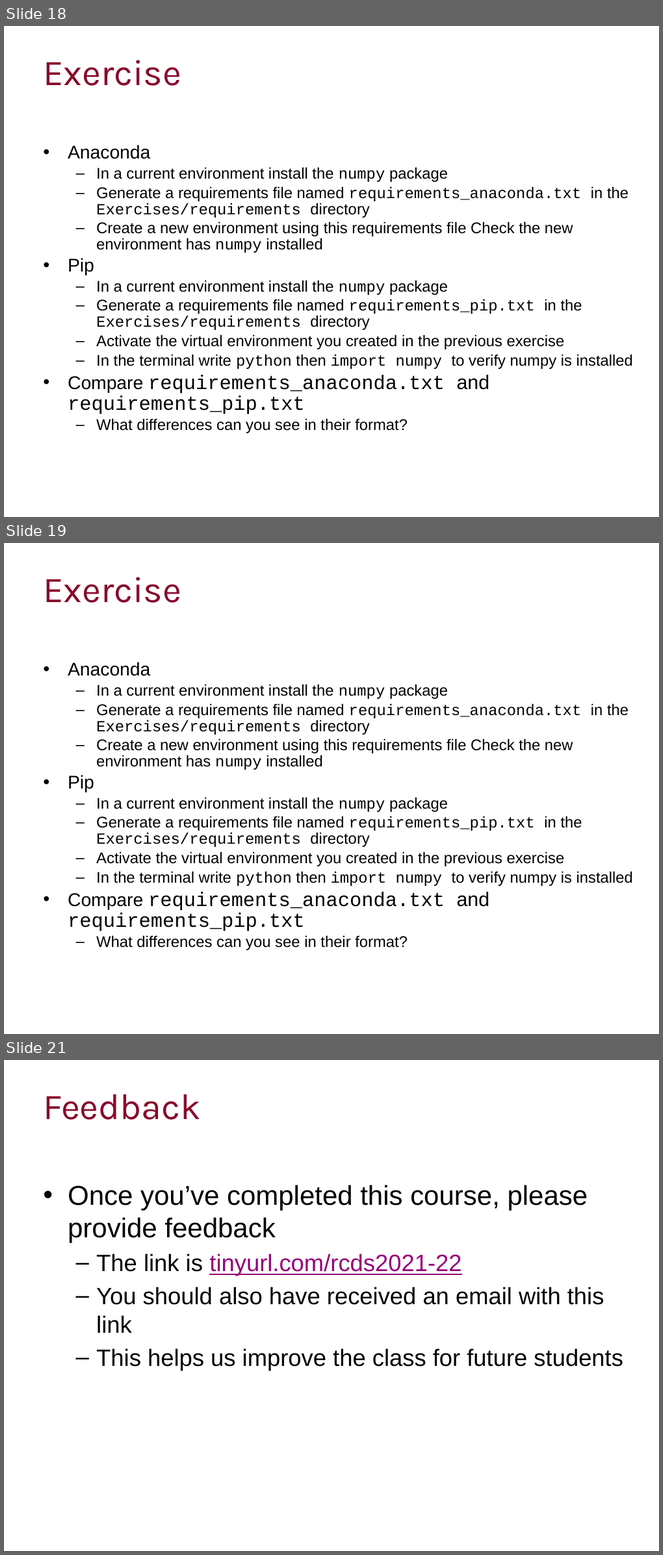
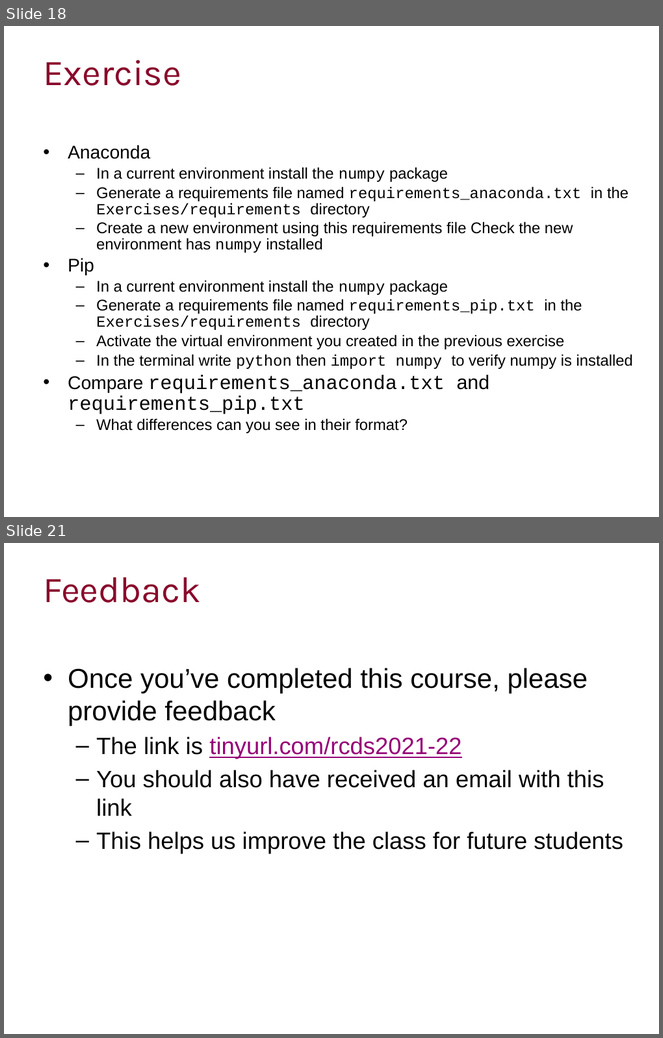
Before and after one commit to ImperialCollegeLondon/RCDS-managing-and-running-python-effectively, a slide deck: Managing and Running Python Effectively.pptx. Shown one above the other, each under a label of ours: slides 18, 19 and 21 before the commit, slides 18 and 21 after it; the slides between them are not shown. The pictures are 663x1555 and 663x1038 pixels, drawn with LibreOffice and Linux fonts; fonts in the diff are those of the drawing; background and template pictures are left out. Boxes give left, top, right and bottom in pixels: in the first picture for what was removed or moved away, otherwise in the second. Text is boxed around its words. In the diff, an @@ line names an element or a change of style, - is before the commit and + after.

```diff
--- a/Managing and Running Python Effectively.pptx
+++ b/Managing and Running Python Effectively.pptx
@@ slide 19 removed at (4,543,659,1034), background #FFFFFF @@
@@ title removed at (43,577,181,603) @@
-Exercise
@@ text removed at (68,662,633,951) @@
-• Anaconda
-  – In a current environment install the numpy package
-  – Generate a requirements file named requirements_anaconda.txt in the Exercises/requirements directory
-  – Create a new environment using this requirements file Check the new environment has numpy installed
-• Pip
-  – In a current environment install the numpy package
-  – Generate a requirements file named requirements_pip.txt in the Exercises/requirements directory
-  – Activate the virtual environment you created in the previous exercise
-  – In the terminal write python then import numpy to verify numpy is installed
-• Compare requirements_anaconda.txt and requirements_pip.txt
-  – What differences can you see in their format?
```
Also in this commit, not shown: 1 slide changed, 1 slide added.
